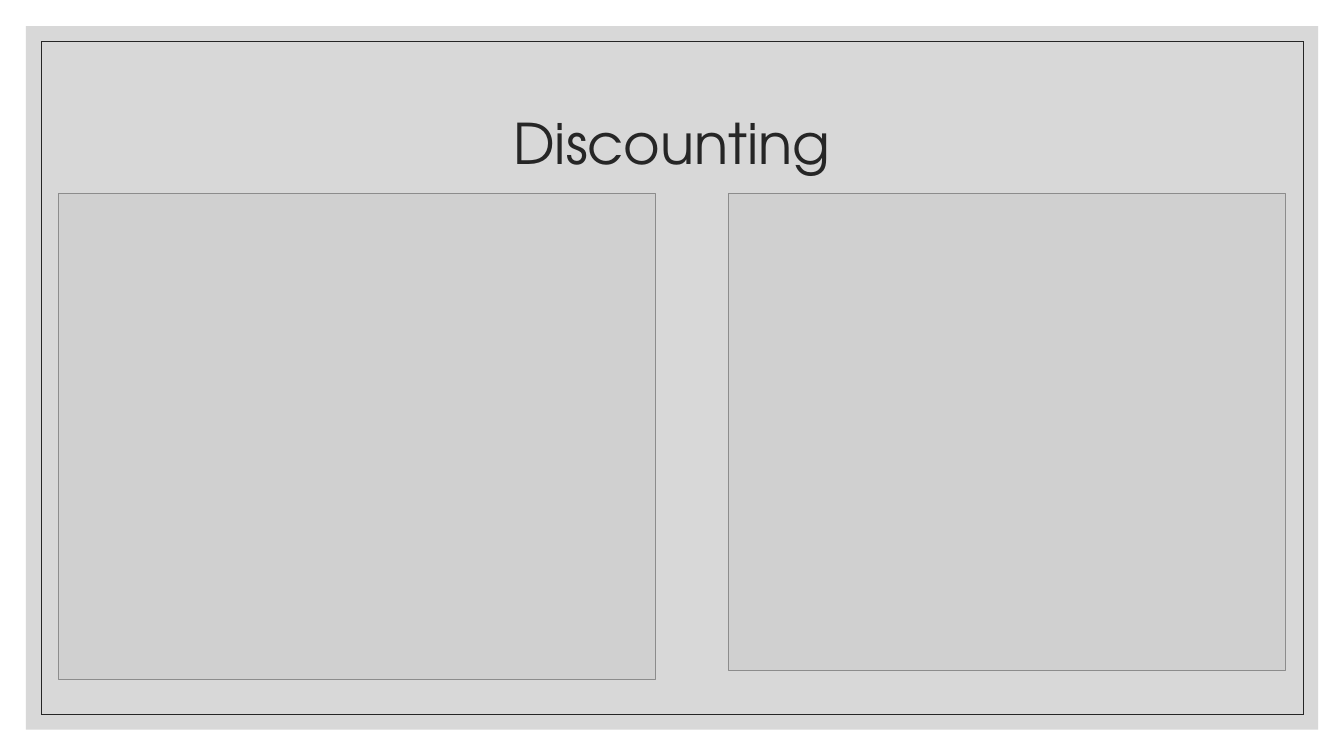
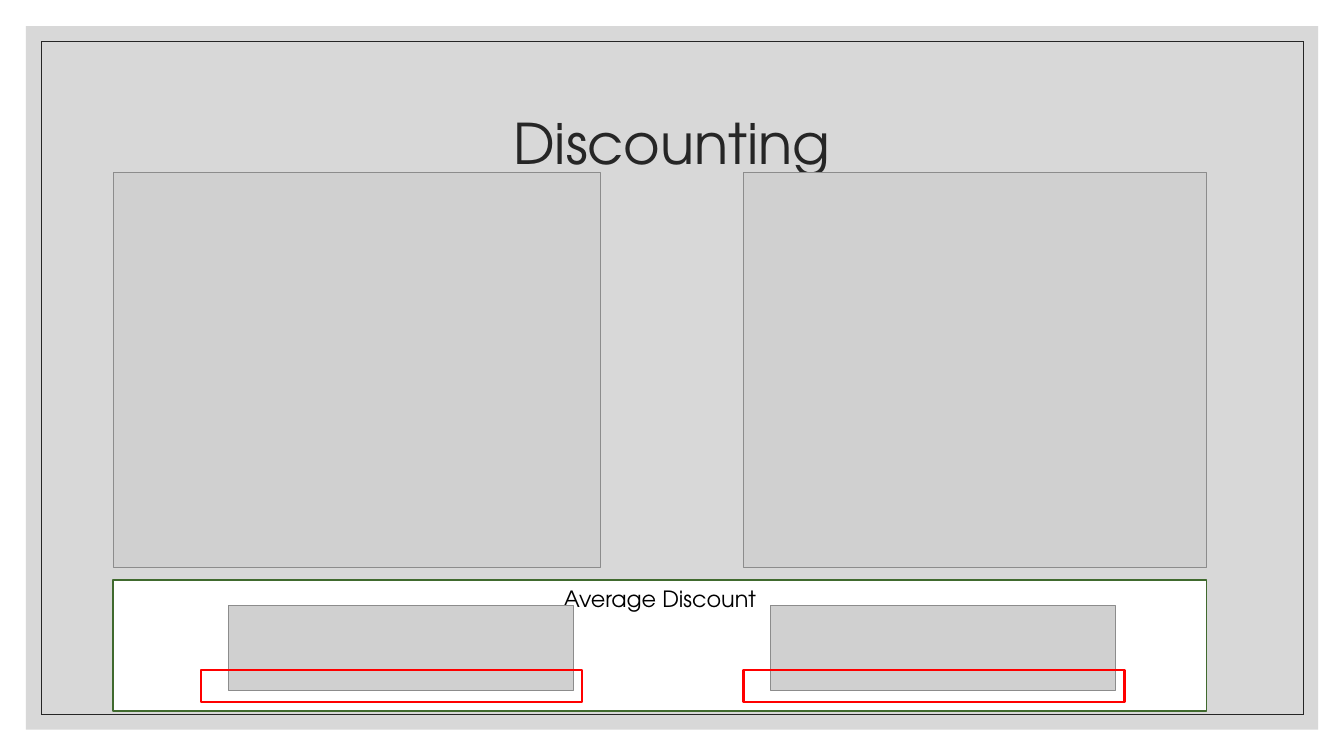
Before and after one commit to abgarberpaul/Nike-vs-Adidas, a slide deck: slide 6 of Nike_vs_Adidas.pptx. Drawn at 1344x756 pixels with LibreOffice and Linux fonts; fonts in the diff are those of the drawing; grey boxes stand for pictures. Boxes give left, top, right and bottom in pixels: in the first picture for what was removed or moved away, otherwise in the second. Text is boxed around its words. In the diff, an @@ line names an element or a change of style, - is before the commit and + after.

```diff
--- a/Nike_vs_Adidas.pptx
+++ b/Nike_vs_Adidas.pptx
@@ picture: place and size @@
-picture at box(58, 194, 655, 679)
+picture at box(113, 172, 600, 569)
@@ picture: place and size @@
-picture at box(729, 194, 1286, 669)
+picture at box(744, 172, 1207, 569)
@@ rectangle added at box(113, 581, 1207, 712), fill #FFFFFF, outline #406B2F 1 pt, 16 pt, text #000000 @@
+Average Discount
@@ picture added at box(229, 605, 574, 691) @@
@@ picture added at box(770, 605, 1115, 691) @@
@@ rectangle added at box(201, 670, 582, 703), outline #FF0000 1.5 pt @@
@@ rectangle added at box(744, 670, 1125, 703), outline #FF0000 1.5 pt @@
```
Also in this commit, not shown: 4 other slides changed.
